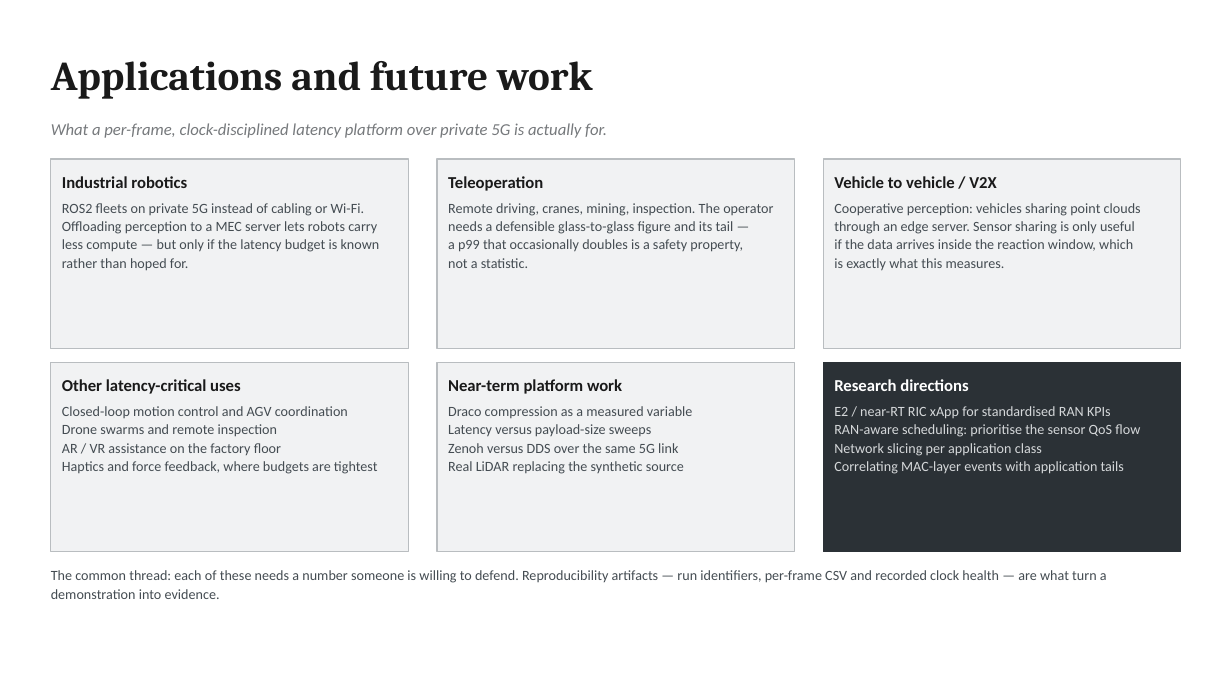
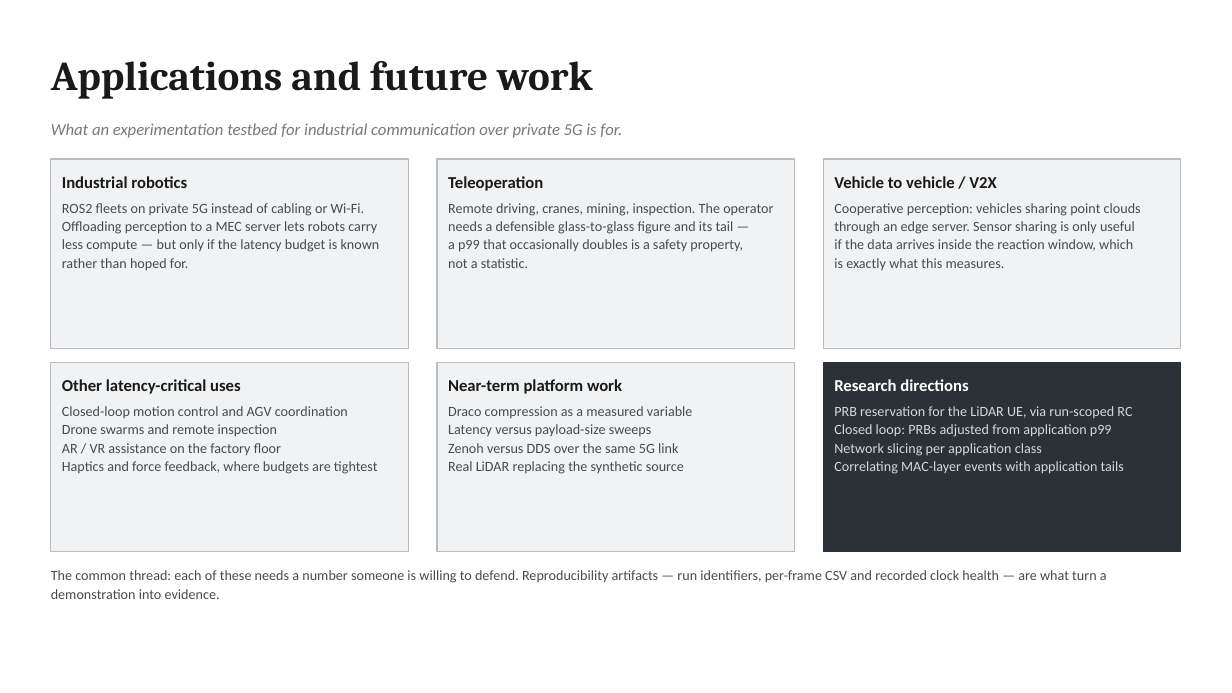
Before and after one commit to morosev/mec-cast, a slide deck: slide 11 of docs/slides/mec-cast-architecture.pptx (slide 10 before the commit). Drawn at 1232x693 pixels with LibreOffice and Linux fonts; fonts in the diff are those of the drawing. Boxes give left, top, right and bottom in pixels: in the first picture for what was removed or moved away, otherwise in the second. Text is boxed around its words. In the diff, an @@ line names an element or a change of style, - is before the commit and + after.

```diff
--- a/docs/slides/mec-cast-architecture.pptx
+++ b/docs/slides/mec-cast-architecture.pptx
@@ text at box(51, 123, 622, 138): text changed @@
-What a per-frame, clock-disciplined latency platform over private 5G is actually for.
+What an experimentation testbed for industrial communication over private 5G is for.
@@ text at box(834, 406, 1132, 437): text changed @@
-E2 / near-RT RIC xApp for standardised RAN KPIs
-RAN-aware scheduling: prioritise the sensor QoS flow
+PRB reservation for the LiDAR UE, via run-scoped RC
+Closed loop: PRBs adjusted from application p99
```
Also in this commit, not shown: 2 other slides changed, 1 slide added, 19 other files.
